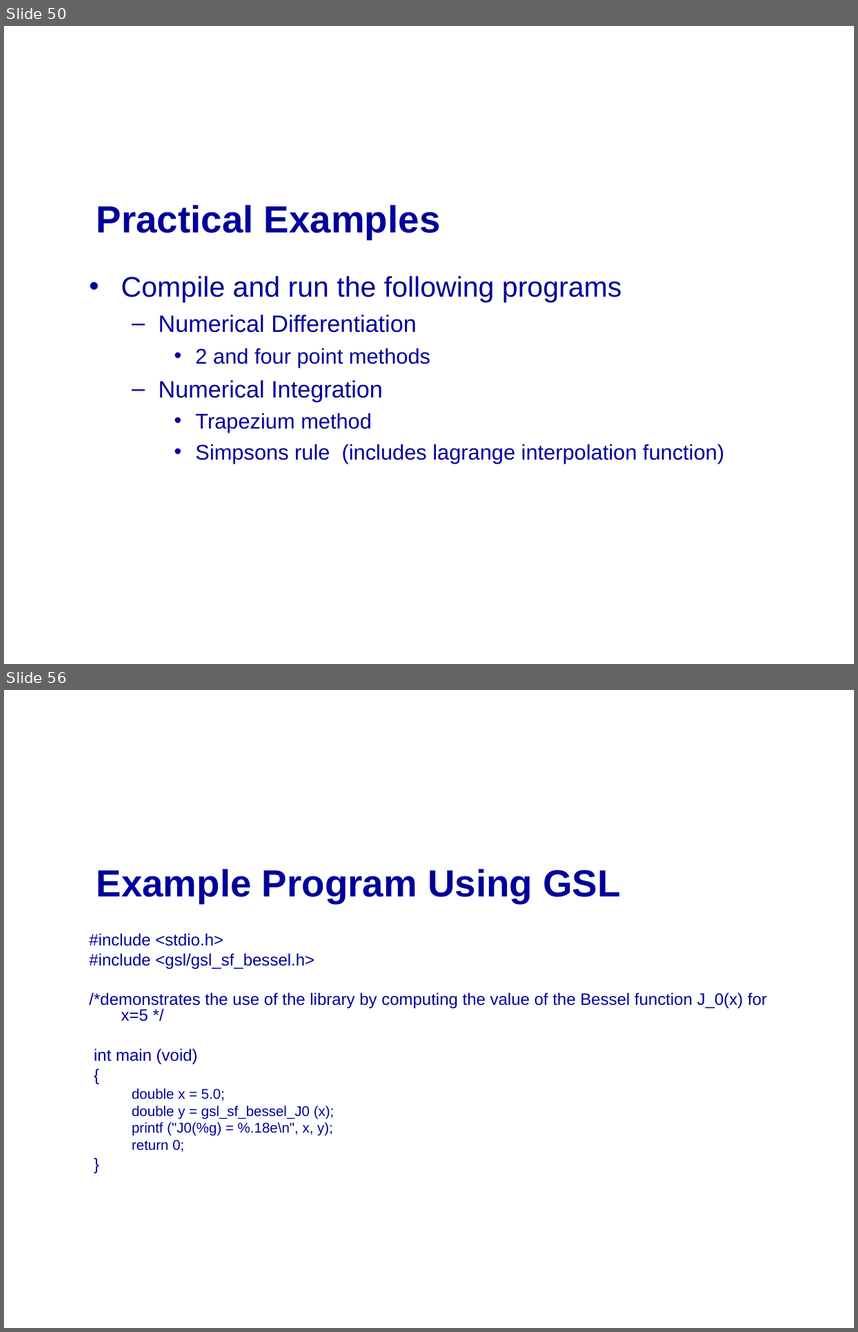
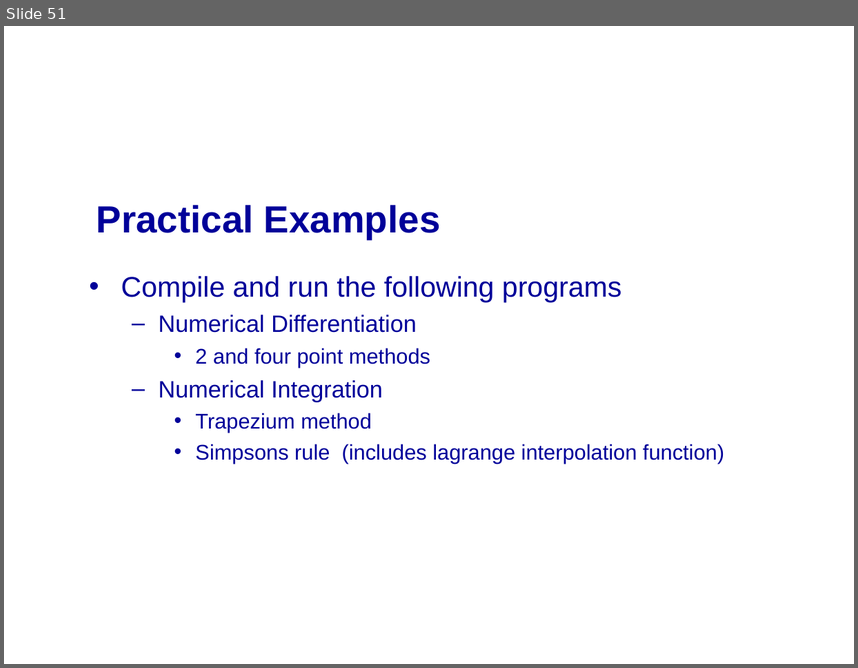
Before and after one commit to mikeg64/iome, a slide deck: src/examples/course/c/presentation/IntrotoC3.ppt. Shown one above the other, each under a label of ours: slides 50 and 56 before the commit, slide 51 after it; the slides between them are not shown. The pictures are 858x1332 and 858x668 pixels, drawn with LibreOffice and Linux fonts; fonts in the diff are those of the drawing; background and template pictures are left out. Boxes give left, top, right and bottom in pixels: in the first picture for what was removed or moved away, otherwise in the second. Text is boxed around its words. In the diff, an @@ line names an element or a change of style, - is before the commit and + after.

Commit message:
Updating basic examples for c programming course

```diff
--- a/src/examples/course/c/presentation/IntrotoC3.ppt
+++ b/src/examples/course/c/presentation/IntrotoC3.ppt
@@ slide 56 removed at (4, 690, 854, 1328), background picture (left out) @@
@@ title removed at (96, 869, 621, 903) @@
-Example Program Using GSL
@@ text removed at (89, 933, 767, 1152) @@
-#include <stdio.h>
-#include <gsl/gsl_sf_bessel.h>
-/*demonstrates the use of the library by computing the value of the Bessel function J_0(x) for x=5 */
-int main (void)
-{
-  double x = 5.0;
-  double y = gsl_sf_bessel_J0 (x);
-  printf ("J0(%g) = %.18e\n", x, y);
-  return 0;
-}
@@ what was slide 50 is now slide 51 @@
```
Also in this commit, not shown: 1 slide added, 5 other slides removed, 11 other files.
